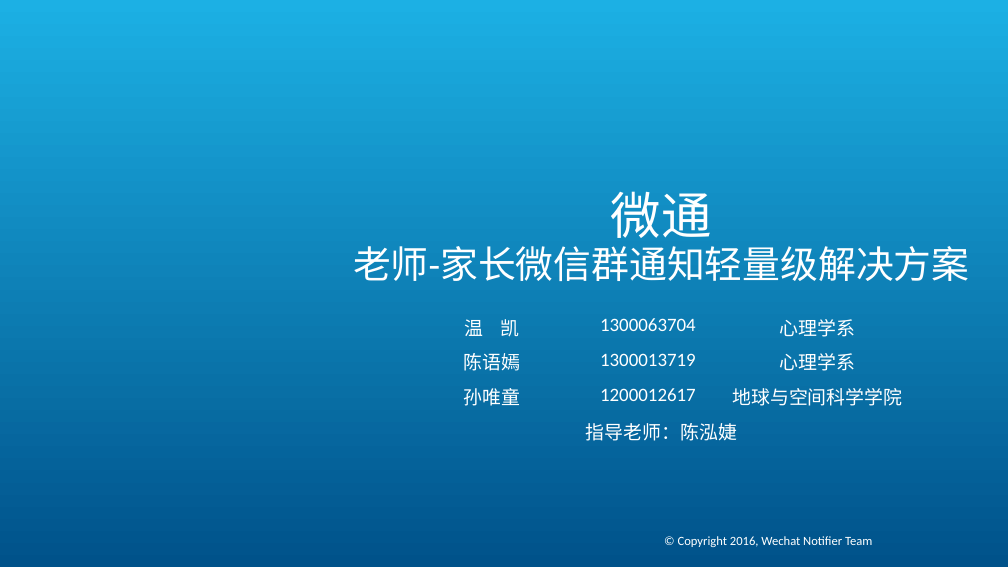
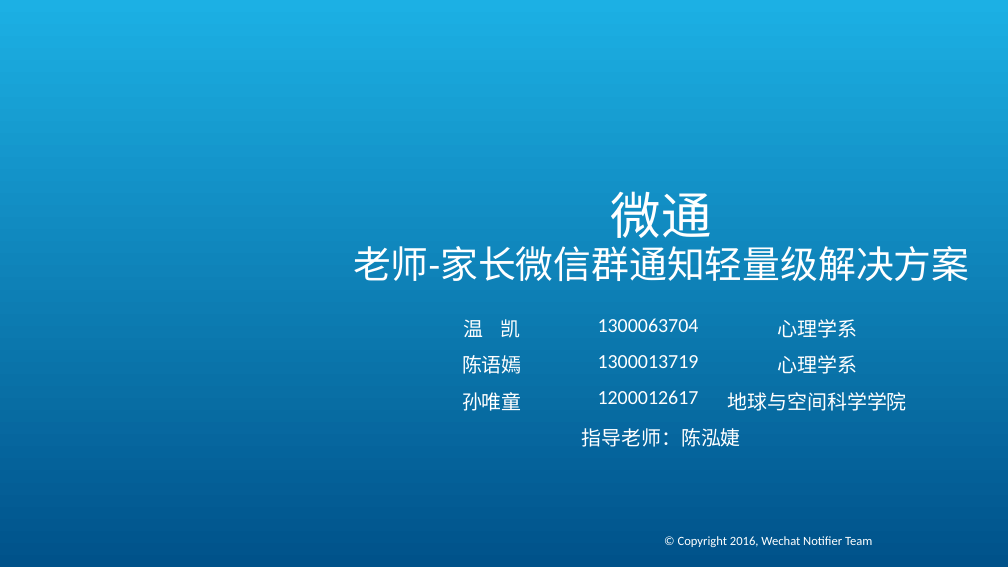
Before and after one commit to TypeMoonPKU/WechatWebQuestionnair, a slide deck: slide 1 of 文档/微通 答辩ppt ver2.pptx. Drawn at 1008x567 pixels with LibreOffice and Linux fonts; fonts in the diff are those of the drawing; background and template pictures are left out. Boxes give left, top, right and bottom in pixels: in the first picture for what was removed or moved away, otherwise in the second. Text is boxed around its words. In the diff, an @@ line names an element or a change of style, - is before the commit and + after.

```diff
--- a/文档/微通 答辩ppt ver2.pptx
+++ b/文档/微通 答辩ppt ver2.pptx
@@ table at [408,309,916,451] @@
@@ size 18 to 19 pt @@
```
Also in this commit, not shown: 1 other slide changed, 23 other files.
